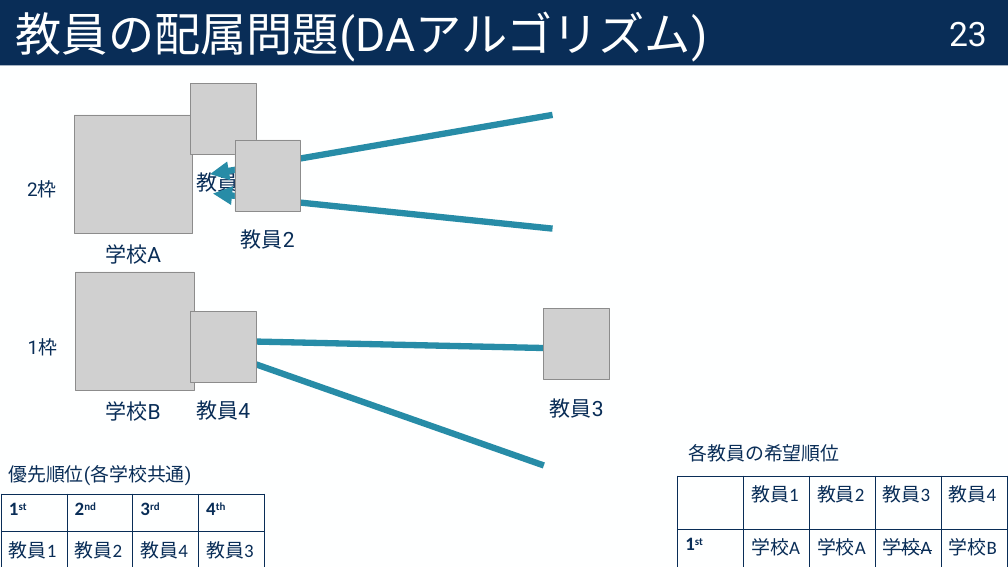
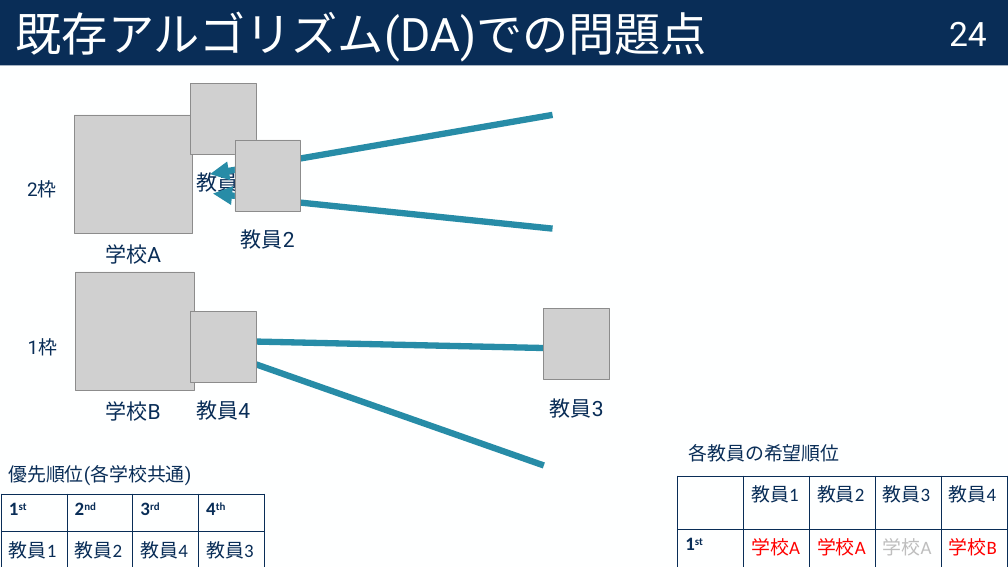
Before and after one commit to Krminfinity/master-thesis-2025, a slide deck: slide 25 of 修正コメント付き_修士論文中間報告.pptx (slide 24 before the commit). Drawn at 1008x567 pixels with LibreOffice and Linux fonts; fonts in the diff are those of the drawing; grey boxes stand for pictures. Boxes give left, top, right and bottom in pixels: in the first picture for what was removed or moved away, otherwise in the second. Text is boxed around its words. In the diff, an @@ line names an element or a change of style, - is before the commit and + after.

```diff
--- a/修正コメント付き_修士論文中間報告.pptx
+++ b/修正コメント付き_修士論文中間報告.pptx
@@ title at bbox=[16, 11, 707, 62]: text changed @@
-教員の配属問題(DAアルゴリズム)
+既存アルゴリズム(DA)での問題点
@@ page number at bbox=[949, 21, 987, 46]: text changed @@
-23
+24
@@ table at bbox=[678, 476, 1007, 567] @@
@@ text colour #092D57 to #FF0000 in "学校A", "学校A", "学校B" @@
@@ text colour #092D57 to #BEBEBE, strikethrough off in "学校A" @@
```
Also in this commit, not shown: 71 other slides changed, 14 slides added, 1 slide removed.
